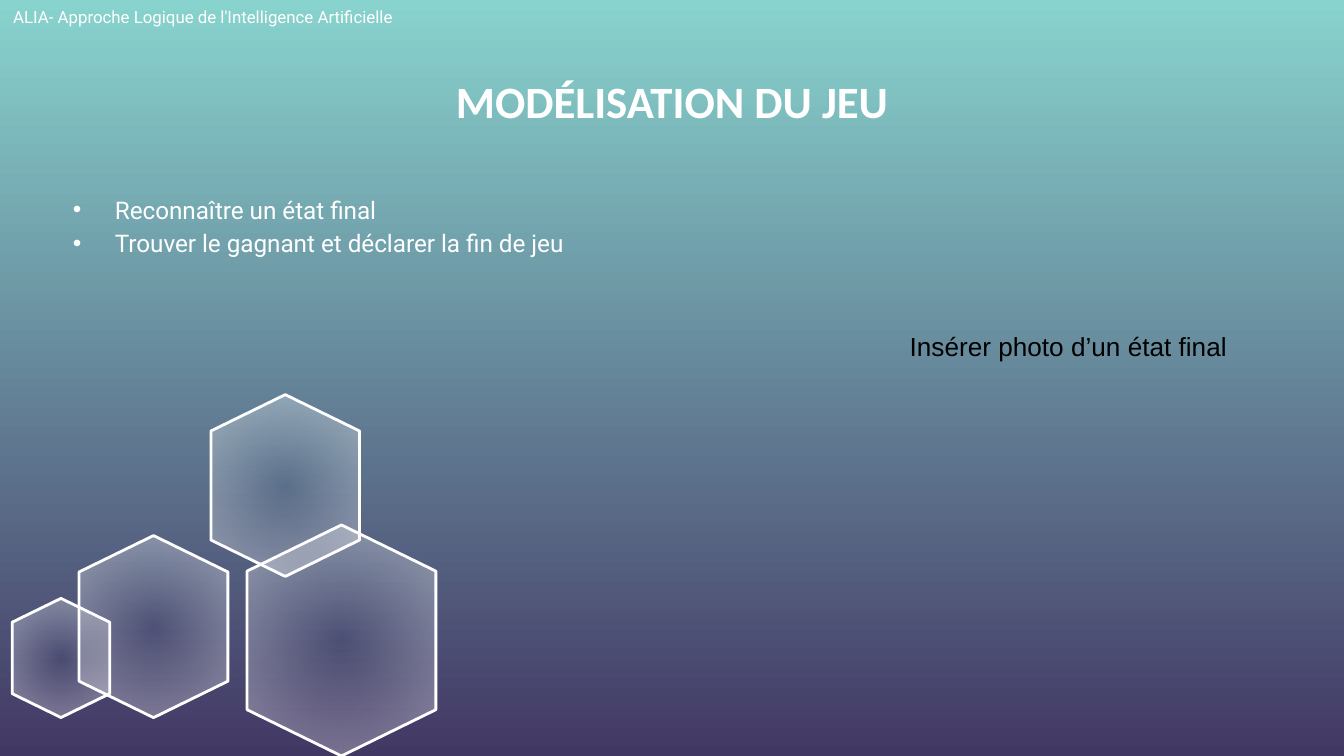
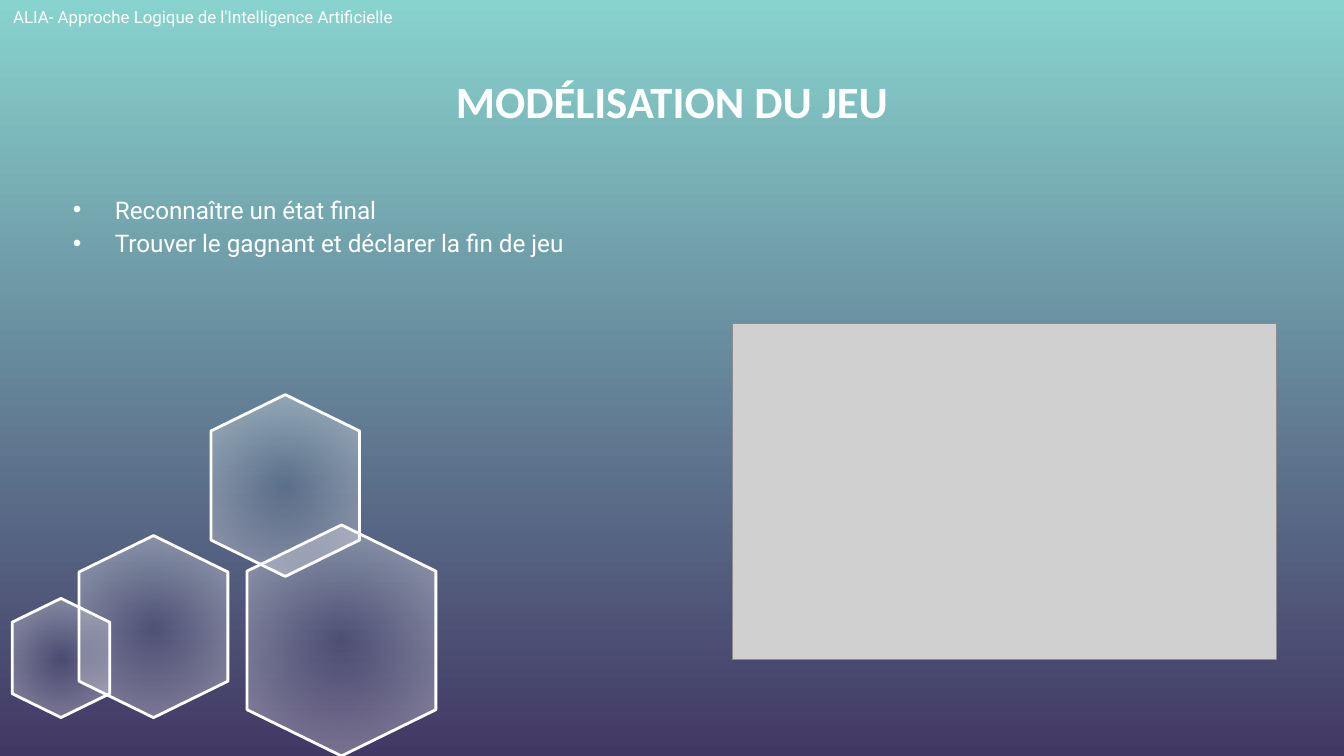
Before and after one commit to mguillevic/Othello, a slide deck: slide 6 of ALIA_Othello.pptx. Drawn at 1344x756 pixels with LibreOffice and Linux fonts; fonts in the diff are those of the drawing; grey boxes stand for pictures; background and template pictures are left out. Boxes give left, top, right and bottom in pixels: in the first picture for what was removed or moved away, otherwise in the second. Text is boxed around its words. In the diff, an @@ line names an element or a change of style, - is before the commit and + after.

```diff
--- a/ALIA_Othello.pptx
+++ b/ALIA_Othello.pptx
@@ picture added at box(732, 324, 1277, 660) @@
@@ text removed at box(910, 337, 1227, 362) @@
-Insérer photo d’un état final
```
Also in this commit, not shown: 1 other file.
